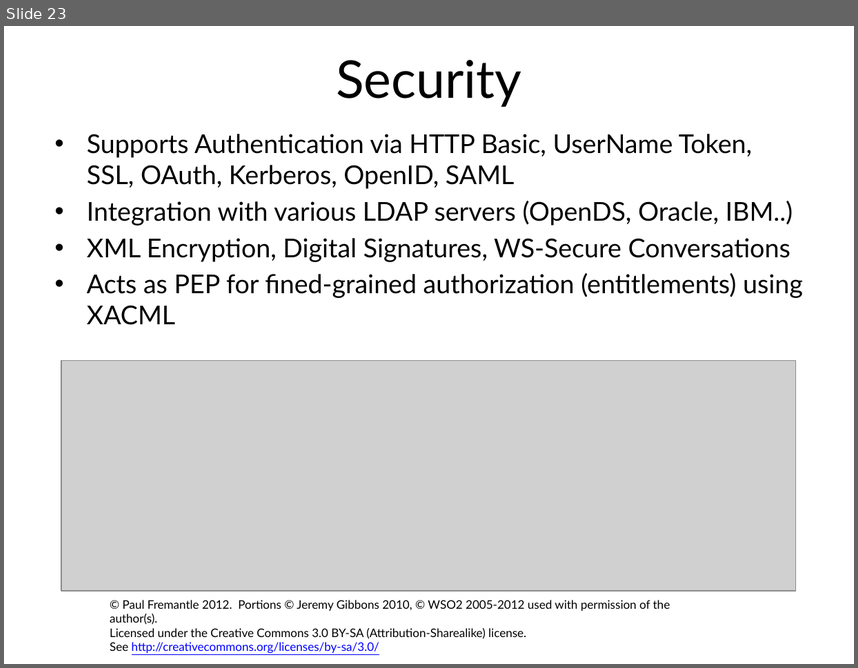
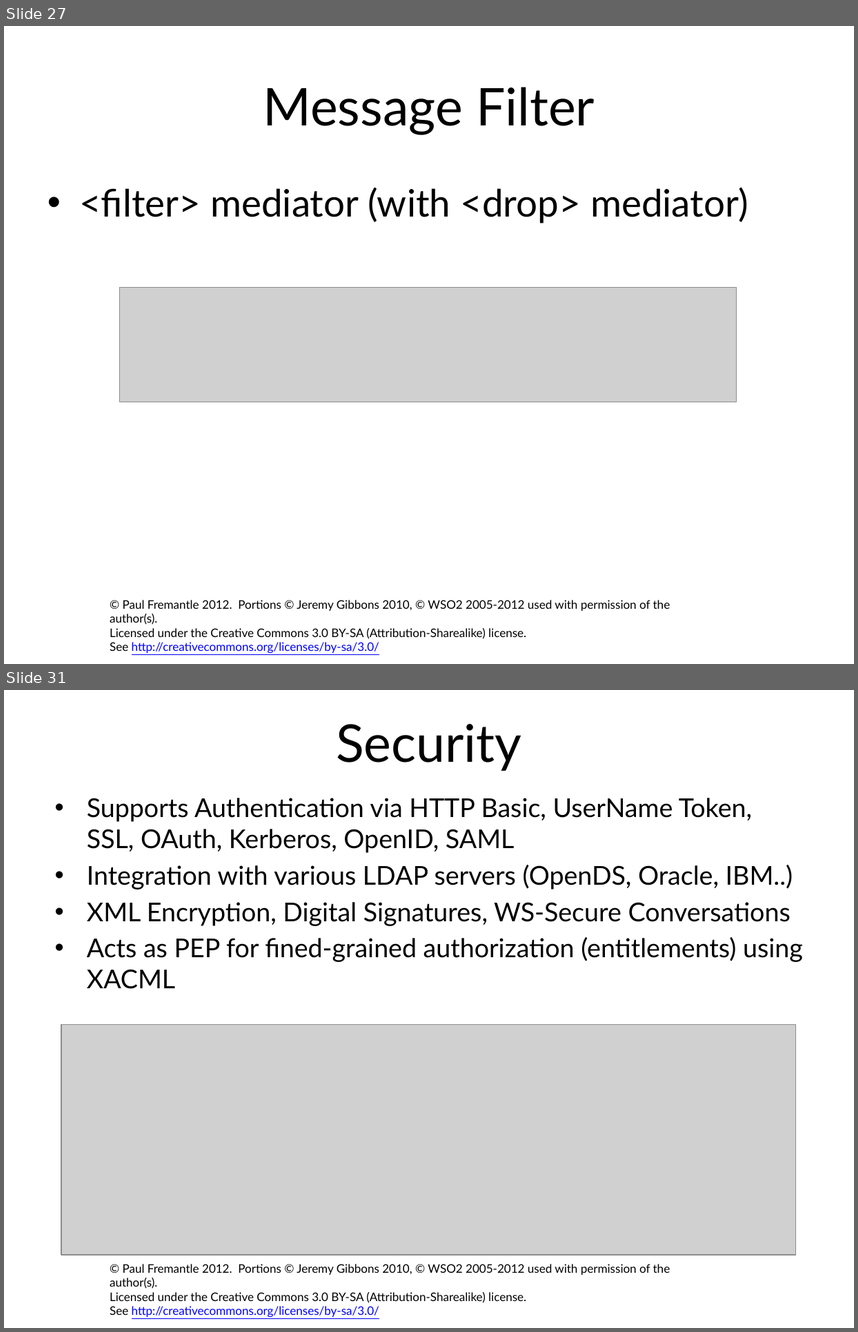
Before and after one commit to pzfreo/ox-soa-old, a slide deck: presentations/06-ESB.pptx. Shown one above the other, each under a label of ours: slide 23 before the commit, slides 27 and 31 after it; the slides between them are not shown. The pictures are 858x668 and 858x1332 pixels, drawn with LibreOffice and Linux fonts; fonts in the diff are those of the drawing; grey boxes stand for pictures; background and template pictures are left out. Boxes give left, top, right and bottom in pixels: in the first picture for what was removed or moved away, otherwise in the second. Text is boxed around its words. In the diff, an @@ line names an element or a change of style, - is before the commit and + after.

```diff
--- a/presentations/06-ESB.pptx
+++ b/presentations/06-ESB.pptx
@@ slide 27 added at (4,26,854,664), background #FFFFFF; not listed: 1 template element that a slide beside it also shows @@
@@ title added at (263,87,595,134), 44 pt, text #000000 @@
+Message Filter
@@ text added at (79,187,749,223), 32 pt, text #000000 @@
+• <filter> mediator (with <drop> mediator)
@@ picture added at (120,287,737,402) @@
@@ what was slide 23 is now slide 31 @@
```
Also in this commit, not shown: 7 other slides added, 1 other file.
